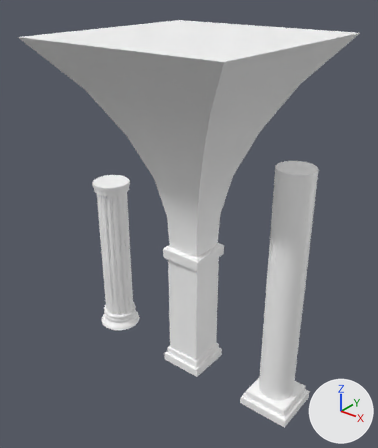
An edit to the FBX model RoyalRampage/Assets/Destructible Objects/pillars.fbx, drawn before and after from the same camera.
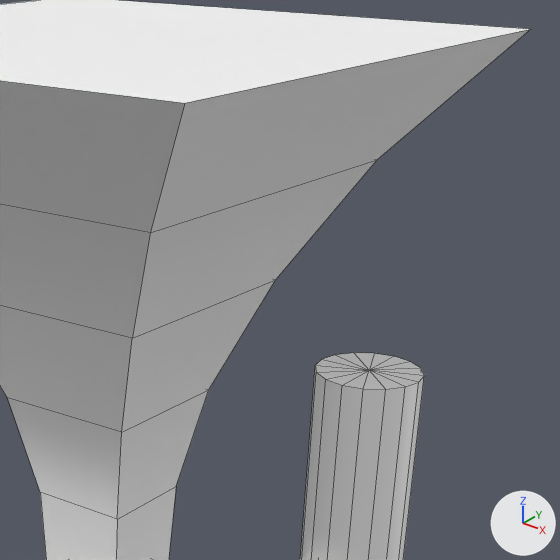
Old and new are each drawn whole from a 50 mm camera at (7.84, -10.01, 10.69) aimed at (-0.1, -0.08, 4.53) and again close up on the part from 40% to 98% of the width and 5% to 54% of the height. The lights are fixed; the arrows at lower right show +X, +Y and +Z. The close-ups show mesh edges as thin lines. Where no turn or scale is listed for an object, it has been applied to the vertices.

Names of what the first close-up shows: 'pillar_b_middle', 'pillar_c_top'.
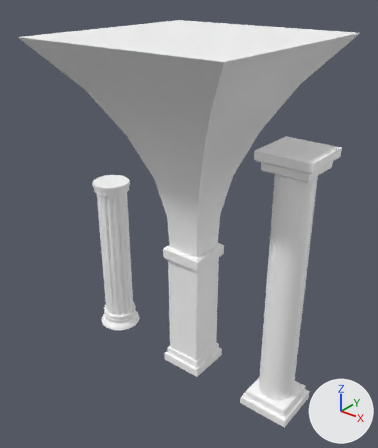
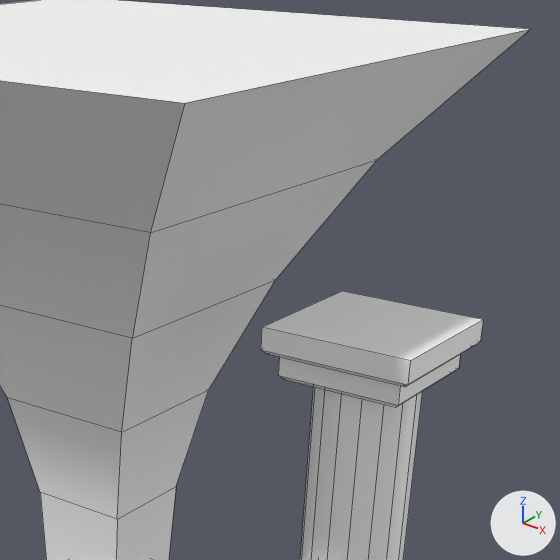
Boxes [x1, y1, x2, y2] around the edits, measured in the close-ups (560 x 560 px):
'pillar_b_top', added
    after: [261, 291, 483, 407]

The change in detail:
Mesh me_mesh_004_1 is new.
It has 24 vertices, 22 faces and spans x -0.687..0.687, y -0.687..0.687, z -0.238..0.238.
It uses material mat_shader_pillars (its picture is missing).
Object 'pillar_b_top' (ob_pillar_b_top) is new; it shows me_mesh_004_1.
Its location is (2.87, 0.0, 6.97).
